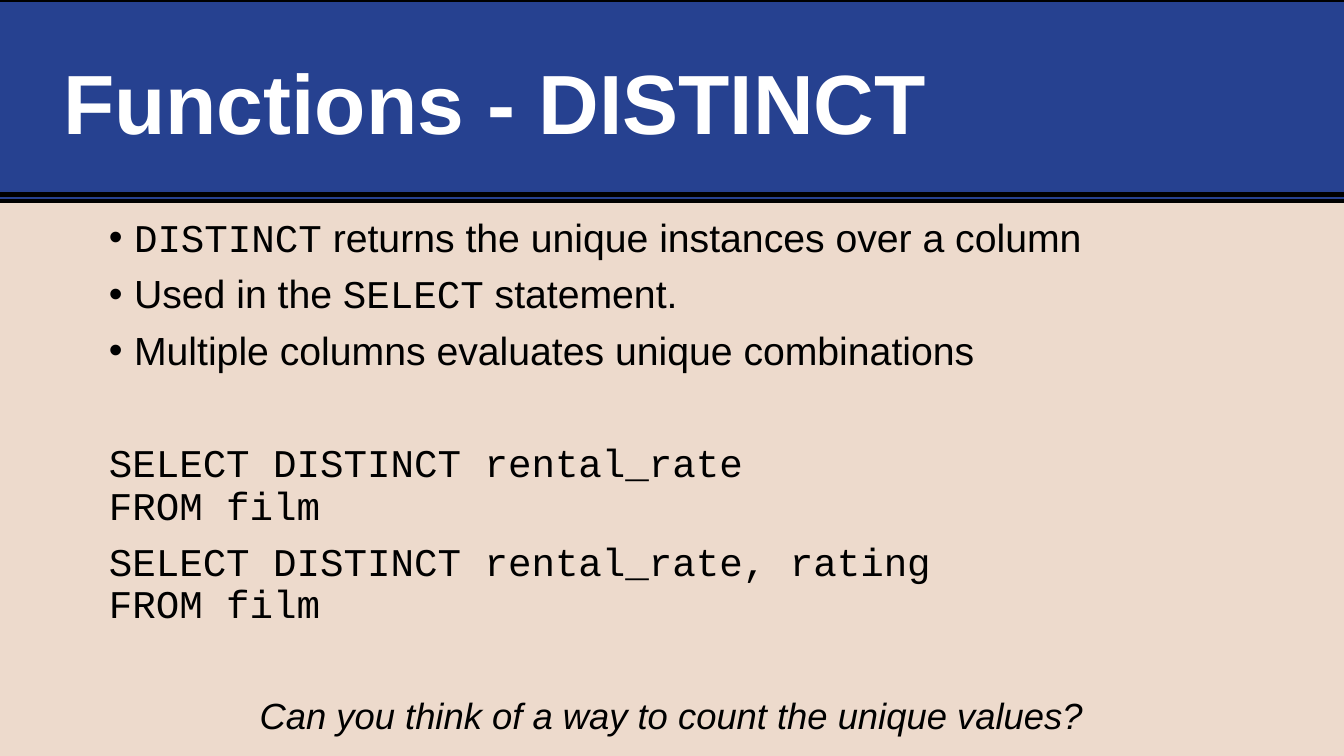
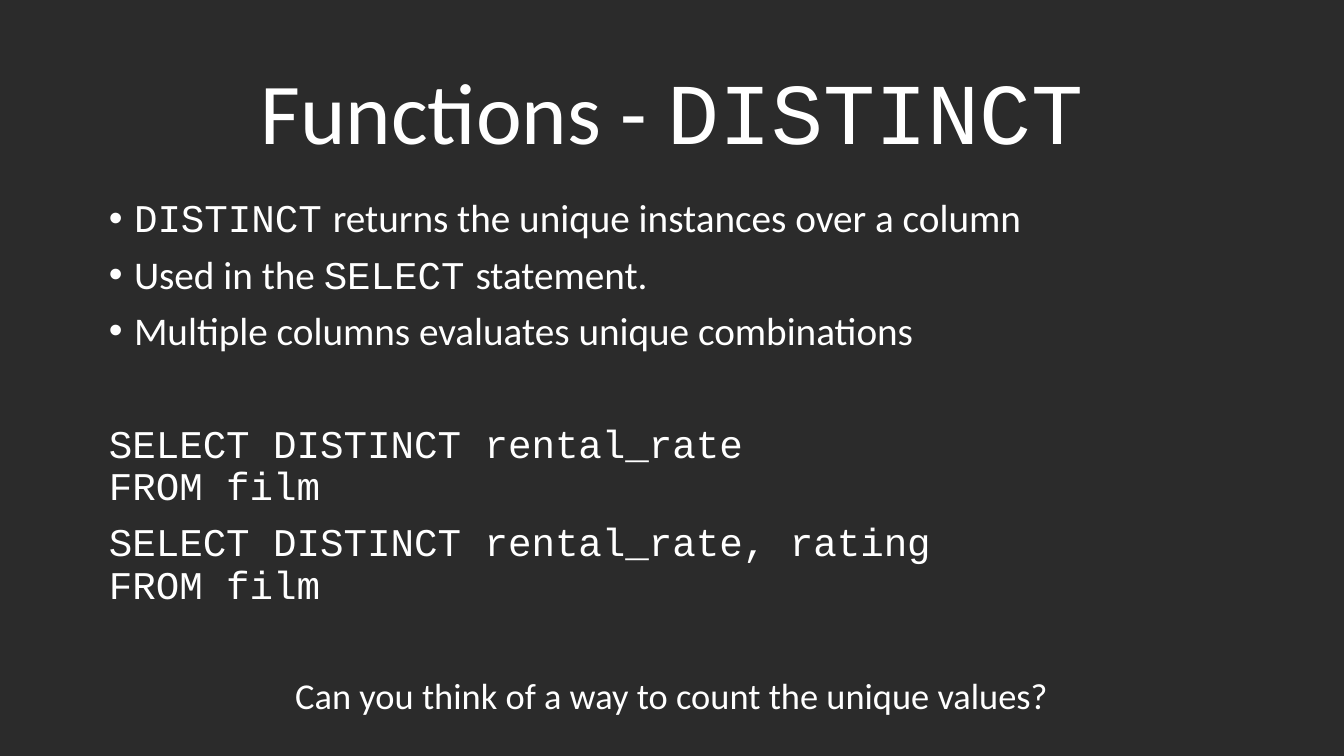
Before and after one commit to life-efficient/Data-Engineering, a slide deck: slide 18 of 2. SQL/4. Aggregations/4. SQL Data Analysis - Aggregations, Function, Flow Control.pptx (slide 17 before the commit). Drawn at 1344x756 pixels with LibreOffice and Linux fonts; fonts in the diff are those of the drawing; background and template pictures are left out; a plain dark background stands for a picture behind light text. Boxes give left, top, right and bottom in pixels: in the first picture for what was removed or moved away, otherwise in the second. Text is boxed around its words. In the diff, an @@ line names an element or a change of style, - is before the commit and + after.

```diff
--- a/2. SQL/4. Aggregations/4. SQL Data Analysis - Aggregations, Function, Flow Control.pptx
+++ b/2. SQL/4. Aggregations/4. SQL Data Analysis - Aggregations, Function, Flow Control.pptx
@@ background #EDDACC to picture (left out) @@
@@ rectangle removed at (0,0,1344,201) @@
@@ title "Functions - DISTINCT" at (260,84,1083,145): size 60 to 61.9 pt, bold off; font Arial to Calibri in "Functions -"; font Arial to Courier New in "DISTINCT"; alignment left to centre; vertical alignment middle to bottom @@
@@ line removed from (0, 195) to (1344, 195) @@
@@ text "DISTINCT returns the unique instances ...": place and size @@
-text "DISTINCT returns the unique instances ..." at (109,223,1082,736)
+text "DISTINCT returns the unique instances ..." at (109,204,1048,715)
@@ text "DISTINCT returns the unique instances ..." at (109,204,1048,715): font Arial to Calibri in "returns the unique instances over a column", "Used in the statement.", "Multiple columns evaluates unique combinations", "Can you think of a way to ..."; text colour #000000 to #FFFFFF; italic off in "Can you think of a way to ..." @@
```
Also in this commit, not shown: 19 other slides changed, 5 slides added, 4 slides removed, 9 other files.
